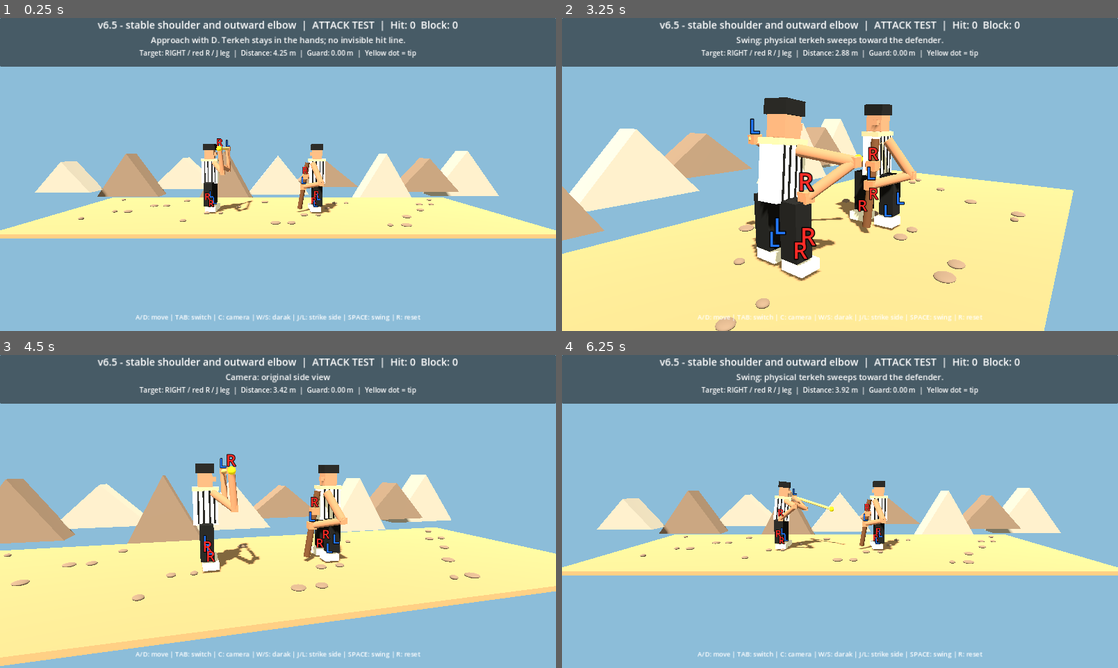
Above: before the commit, frames 1-4 (two rows, left to right).
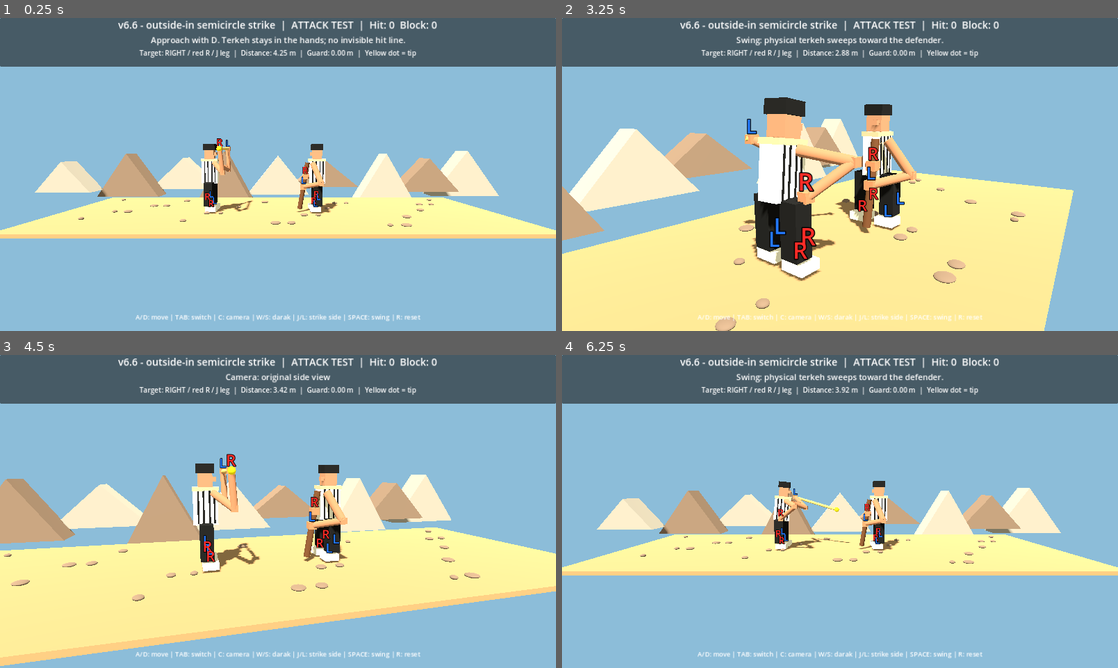
Above: after the commit, the same moments.

Repository: vahidainima-prog/tarke-darak-game
Game: Godot game, scene res://main.tscn
The game is run twice, just before and just after one commit, with the same random seed, the same clock (stepped at 60 frames per second) and the same inputs.
Inputs:
- Up to frame 1 (0.25 s): no input
- Up to frame 2 (3.25 s): tap Enter at 0.5 s; hold D 0.53-1.28 s; tap C at 0.6 s; tap Space at 0.77, 1.52, 3.02 s; hold S 1.28-2.03 s; tap Tab at 1.35 s; hold D 2.03-2.78 s; tap R at 2.1 s; hold W from 2.78 s (still down); tap J at 2.85 s
- Up to frame 3 (4.5 s): release W at 3.53 s; hold A from 3.53 s (still down); tap L at 3.6 s; tap Space at 3.77 s; tap C at 4.35 s
- Up to frame 4 (6.25 s): tap Space at 4.52, 6.02 s; release A at 5.03 s; hold S 5.03-5.78 s; tap Tab at 5.1 s; hold D from 5.78 s (still down); tap R at 5.85 s

The runs differ from the first frame. In frame 1, 1.0% of the frame differs, in the area x 17-83%, y 0-5%; in frame 2, 1.2%, in the area x 17-83%, y 0-67%; in frame 3, 1.0%; in frame 4, 1.2%.

Commit message:
Curve tip and driving hand around outer lane before moving inward to outside of selected defender leg

Diff:
--- a/tarke_darak_godot_v2/main.gd
+++ b/tarke_darak_godot_v2/main.gd
@@ -2,7 +2,7 @@
 
 # Godot 4.x — visual mechanics test. Side camera looks along -Z.
 # Feint depth: negative Z is BEHIND the attacker; positive Z is IN FRONT.
-const BUILD_LABEL := "v6.5 - stable shoulder and outward elbow"
+const BUILD_LABEL := "v6.6 - outside-in semicircle strike"
 const DEF_X := 1.55
 const MIN_X := -4.7
 const MAX_X := 0.35
@@ -384,8 +384,8 @@
 	var ready_tip: Vector3 = ready_b if strike_side > 0 else ready_a
 	# First move the TIP into the outside lane while still near attacker.
 	# This avoids cutting through the middle of the defender on the way down.
-	var waypoint_butt := Vector3(attack_x + 0.24, 1.85, side * 1.18)
-	var waypoint_direction := Vector3(1.42, -0.38, -side * 0.48).normalized()
+	var waypoint_butt := Vector3(attack_x + 0.24, 1.85, side * 1.30)
+	var waypoint_direction := Vector3(1.42, -0.38, -side * 0.12).normalized()
 	var waypoint_tip := waypoint_butt + waypoint_direction * STICK_LENGTH
 	# Final: rear hand remains on the attacker's side; tip approaches
 	# the OUTSIDE of the labeled leg rather than crossing the belly.
@@ -400,8 +400,13 @@
 		tip = ready_tip.lerp(waypoint_tip, windup)
 	else:
 		var follow_through := smoothstep(0.38, 0.90, t)
-		butt = waypoint_butt.lerp(final_butt, follow_through)
-		tip = waypoint_tip.lerp(final_tip, follow_through)
+		# Quadratic Bezier arc: sweep around the OUTSIDE first, then inward
+		# toward the outer face of the selected leg (never across the torso).
+		var u := follow_through
+		var outer_butt := Vector3(attack_x + 0.40, 1.43, side * 1.52)
+		var outer_tip := Vector3(attack_x + 2.02, 1.23, side * 1.75)
+		butt = waypoint_butt * ((1.0 - u) * (1.0 - u)) + outer_butt * (2.0 * (1.0 - u) * u) + final_butt * (u * u)
+		tip = waypoint_tip * ((1.0 - u) * (1.0 - u)) + outer_tip * (2.0 * (1.0 - u) * u) + final_tip * (u * u)
 	# Rebuild a constant-length staff from the driving-hand end.
 	var axis := (tip - butt).normalized()
 	tip = butt + axis * STICK_LENGTH
